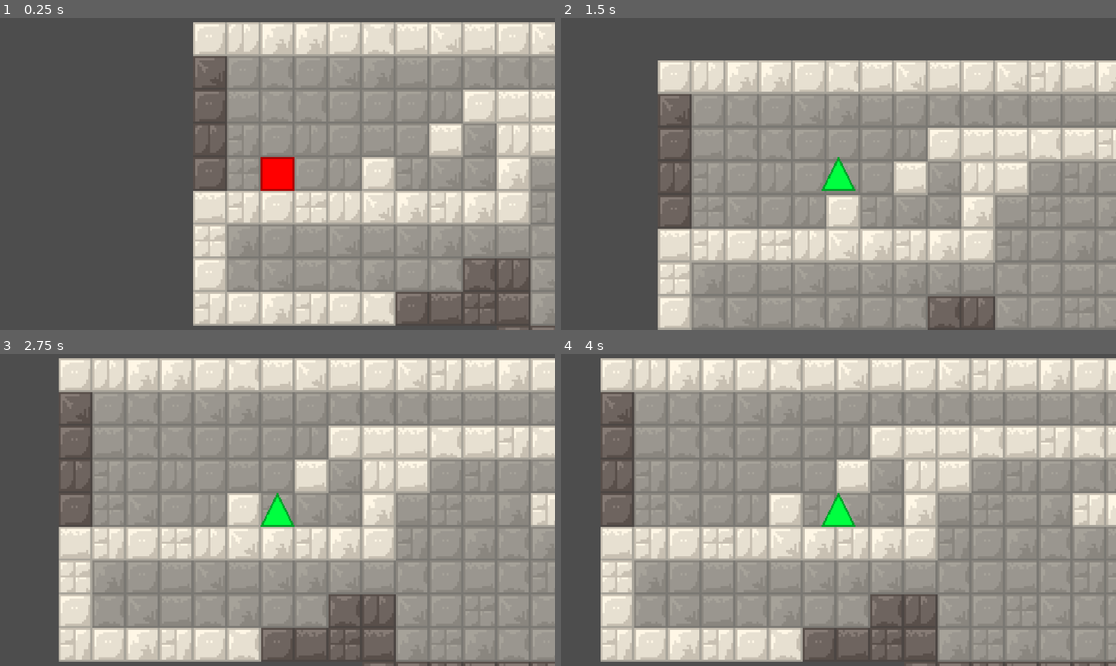
Above: before the commit, frames 1-4 (two rows, left to right).
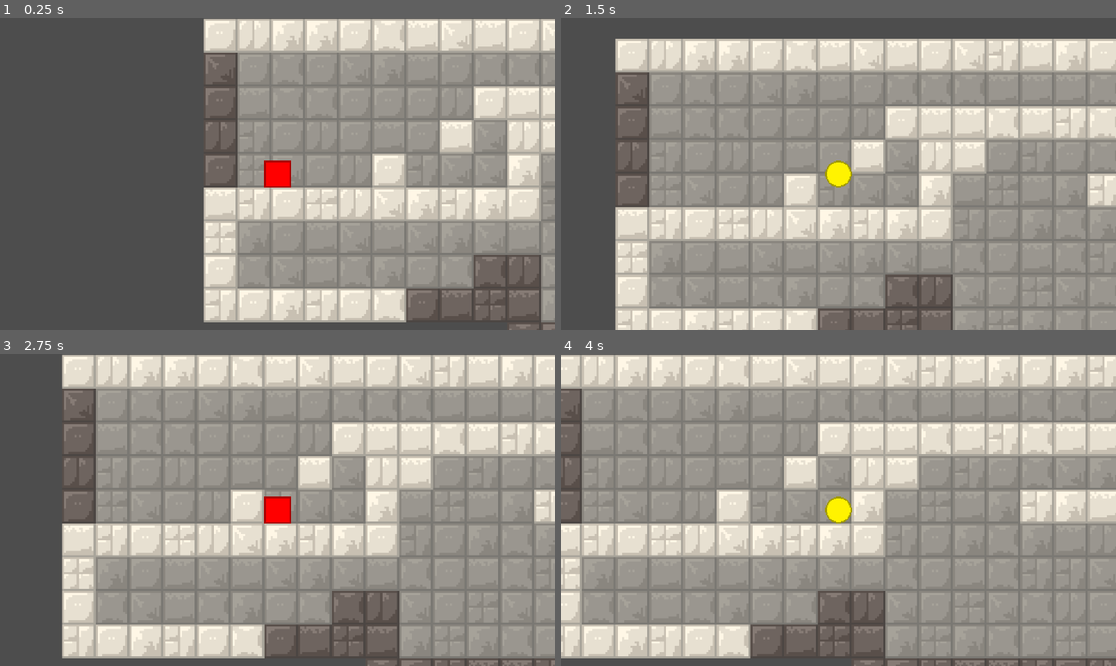
Above: after the commit, the same moments.

Repository: micah-wehrle/gwj-77-fitting-in
Game: Godot game, scene res://Scenes/level.tscn
Two runs of this game, one before a commit and one after it. Both use one fixed random seed, a clock stepped at 60 frames per second and the inputs below.
Inputs:
- Up to frame 1 (0.25 s): no input
- Up to frame 2 (1.5 s): tap Enter at 0.5 s; hold Right (right) from 0.53 s (still down); tap Tab (tab) at 0.6, 1.35 s; tap Space (jump) at 0.77 s
- Up to frame 3 (2.75 s): tap Space (jump) at 1.52 s; release Right (right) at 2.03 s; hold Left (left) from 2.03 s (still down); tap Tab (tab) at 2.1 s
- Up to frame 4 (4 s): tap Space (jump) at 2.75, 3.02, 3.77 s; release Left (left) at 2.78 s; hold Right (right) from 2.78 s (still down); tap Tab (tab) at 2.85, 3.6 s

The runs differ from the first frame. In frame 1, 22% of the frame differs, in the area x 34-100%, y 0-100%; in frame 2, 54%, in the area x 9-100%, y 6-100%; in frame 3, 24%; in frame 4, 44%.

Commit message:
Updated player movement and added ceiling/floor sensors

Diff:
--- a/Scenes/player.tscn
+++ b/Scenes/player.tscn
@@ -6,10 +6,20 @@
 [sub_resource type="RectangleShape2D" id="RectangleShape2D_3fpsn"]
 size = Vector2(98, 99)
 
-[sub_resource type="RectangleShape2D" id="RectangleShape2D_jucsd"]
+[sub_resource type="RectangleShape2D" id="RectangleShape2D_qqxq3"]
+size = Vector2(50.75, 20)
+
+[sub_resource type="RectangleShape2D" id="RectangleShape2D_qu7x6"]
+size = Vector2(50.75, 20)
+
+[sub_resource type="RectangleShape2D" id="RectangleShape2D_mi0yr"]
+size = Vector2(50.75, 20)
+
+[sub_resource type="RectangleShape2D" id="RectangleShape2D_m7gj6"]
 size = Vector2(50.75, 20)
 
 [node name="Player" type="CharacterBody2D"]
+scale = Vector2(0.8, 0.8)
 script = ExtResource("1_a3abr")
 
 [node name="CollisionShape2D" type="CollisionShape2D" parent="."]
@@ -35,7 +45,7 @@
 
 [node name="CollisionShape2D" type="CollisionShape2D" parent="LeftWallDetector"]
 position = Vector2(-26, 39)
-shape = SubResource("RectangleShape2D_jucsd")
+shape = SubResource("RectangleShape2D_qqxq3")
 
 [node name="RightWallDetector" type="Area2D" parent="."]
 unique_name_in_owner = true
@@ -44,4 +54,24 @@
 
 [node name="CollisionShape2D" type="CollisionShape2D" parent="RightWallDetector"]
 position = Vector2(26, 39)
-shape = SubResource("RectangleShape2D_jucsd")
+shape = SubResource("RectangleShape2D_qu7x6")
+
+[node name="FloorDetector" type="Area2D" parent="."]
+unique_name_in_owner = true
+collision_layer = 2
+collision_mask = 2
+
+[node name="CollisionShape2D" type="CollisionShape2D" parent="FloorDetector"]
+position = Vector2(0, 42)
+scale = Vector2(1.44, 1)
+shape = SubResource("RectangleShape2D_mi0yr")
+
+[node name="CeilingDetector" type="Area2D" parent="."]
+unique_name_in_owner = true
+collision_layer = 2
+collision_mask = 2
+
+[node name="CollisionShape2D" type="CollisionShape2D" parent="CeilingDetector"]
+position = Vector2(0, -42)
+scale = Vector2(1.44, 1)
+shape = SubResource("RectangleShape2D_m7gj6")
--- a/Scripts/player.gd
+++ b/Scripts/player.gd
@@ -1,16 +1,18 @@
 extends CharacterBody2D
 
 const tile_size = 100;
-const SPEED = 300.0
-const JUMP_VELOCITY = -500.0
+const SPEED = 500.0
+const JUMP_VELOCITY = -700.0
 
 # Get the gravity from the project settings to be synced with RigidBody nodes.
-var gravity = ProjectSettings.get_setting("physics/2d/default_gravity")
+var gravity = ProjectSettings.get_setting("physics/2d/default_gravity")*1.8;
 
 @onready var player_shape = %PlayerShape; #currently unused
 @onready var player_sprite = %PlayerSprite1;
 @onready var left_wall_detector = %LeftWallDetector;
 @onready var right_wall_detector = %RightWallDetector;
+@onready var floor_detector = %RFloorDetector;
+@onready var ceiling_detector = %CeilingDetector;
 
 var cur_shape = 0;
 const max_shape_id = 2;
@@ -63,8 +65,7 @@
 
 	if shape_id_as_str[cur_shape] == 'triangle' and (Input.is_action_just_pressed("up") or (Input.is_action_just_pressed("down") and is_on_ceiling())):
 		if (is_on_floor() and !is_gravity_inverted) or (is_on_ceiling() and is_gravity_inverted):
-			is_gravity_inverted = !is_gravity_inverted;
-			player_sprite.flip_v = is_gravity_inverted;
+			invert_gravity();
 
 	if shape_id_as_str[cur_shape] == 'circle' and Input.is_action_pressed("up"):
 		if Input.is_action_pressed("right"):
@@ -83,9 +84,30 @@
 		player_sprite.frame = shape_id;
 
 func morph_next_shape():
-	if !is_on_floor() or is_gravity_inverted:
-		return;
+	#if !is_on_floor() or is_gravity_inverted:
+		#return;
+	if shape_id_as_str[cur_shape] == "triangle":
+		if is_gravity_inverted:
+			invert_gravity();
+
 	cur_shape += 1;
 	if cur_shape > max_shape_id:
 		cur_shape = 0;
 	set_shape(cur_shape);
+
+func get_standing_surfaces():
+	if !is_gravity_inverted:
+		return floor_detector.get_overlapping_bodies();
+	else:
+		return ceiling_detector.get_overlapping_bodies();
+
+func is_on_clean_surface():
+	for body in get_standing_surfaces():
+		if 'tile_id' in body.get_parent():
+			if body.get_parent().tile_id == 2:
+				return body.get_parent();
+	return true;
+
+func invert_gravity():
+	is_gravity_inverted = !is_gravity_inverted;
+	player_sprite.flip_v = is_gravity_inverted;
Not shown: 1 places in Scenes/player.tscn that only renumber resources
